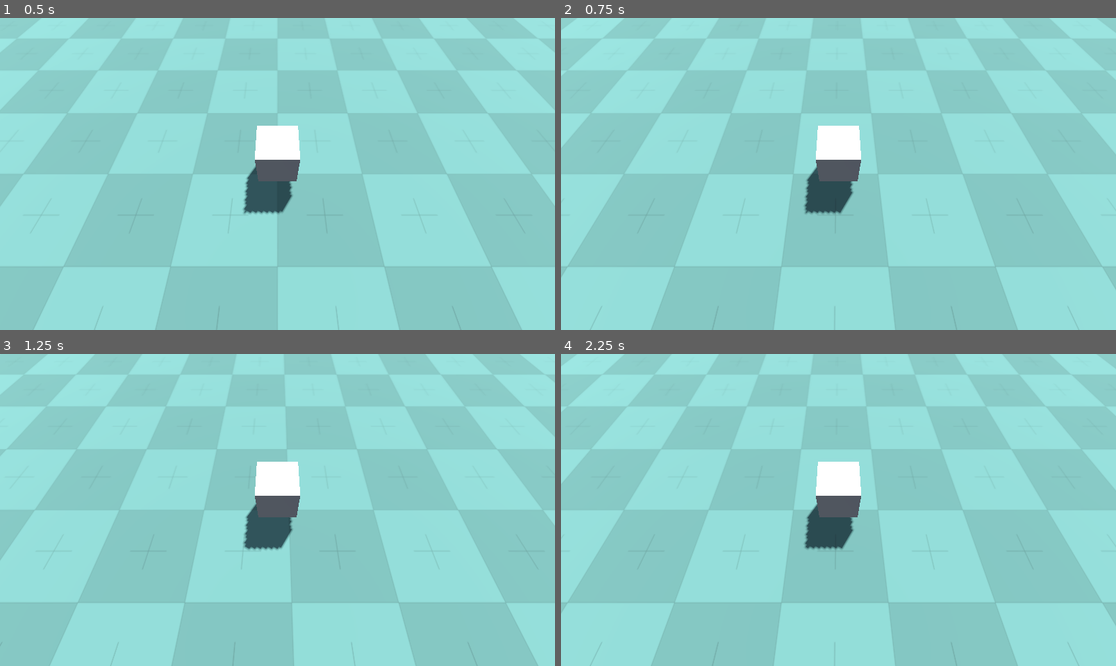
Above: before the commit, frames 1-4 (two rows, left to right).
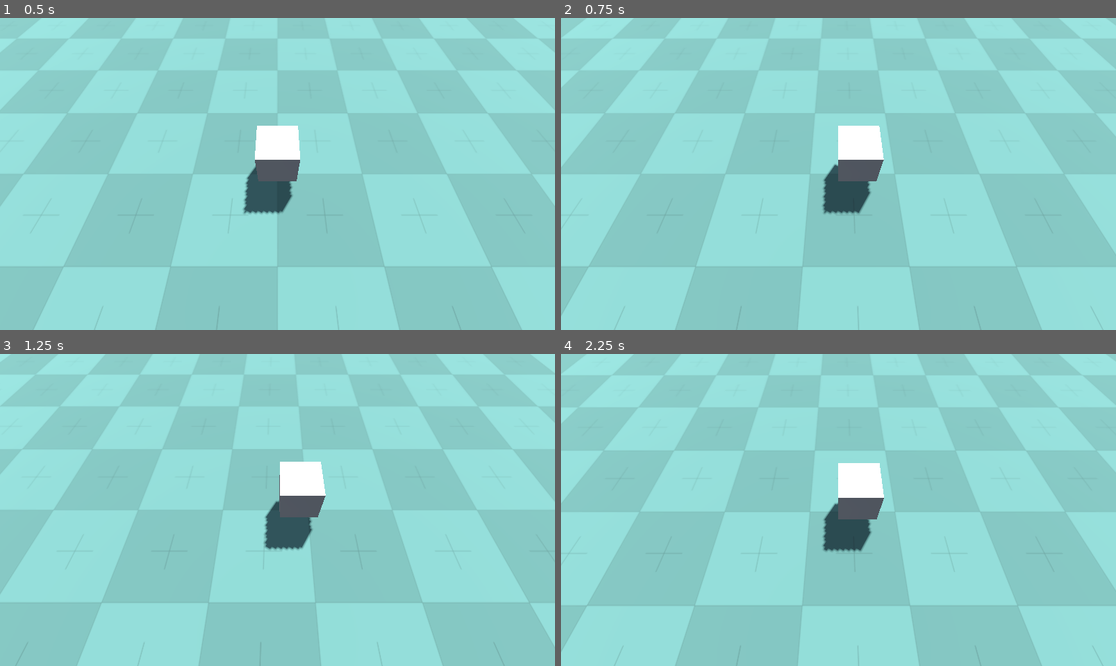
Above: after the commit, the same moments.

Repository: Scrawach/crypto-recipe
Game: Godot game, scene res://game.tscn
Same seed, same stepped clock (60 frames per second), same inputs: the game is played once before the commit and once after it.
Inputs:
- Up to frame 1 (0.5 s): no input
- Up to frame 2 (0.75 s): tap Enter at 0.5 s; hold D (move_right) from 0.53 s (still down)
- Up to frame 3 (1.25 s): keep holding D (move_right)
- Up to frame 4 (2.25 s): release D (move_right) at 1.28 s; hold S (move_backward) 1.28-2.03 s; hold D (move_right) from 2.03 s (still down)

Frame 1 is identical in both runs. In frame 2, 3.0% of the frame differs, in the area x 0-100%, y 0-100%; in frame 3, 3.2%; in frame 4, 3.7%.

Commit message:
feat: make naive smooth camera follower

Diff:
--- a/src/crypto-recipe/camera/camera_follower.gd
+++ b/src/crypto-recipe/camera/camera_follower.gd
@@ -2,10 +2,10 @@
 extends Marker3D
 
 @export var target: Node3D
+@export var speed: float = 10.0
 
 @onready var camera: Camera3D = %Camera3D
 
-
 func _physics_process(delta: float) -> void:
-	# TODO: make smooth movement for camera
-	global_position = target.global_position
+	var direction: Vector3 = target.global_position - global_position
+	global_position += direction * speed * delta
